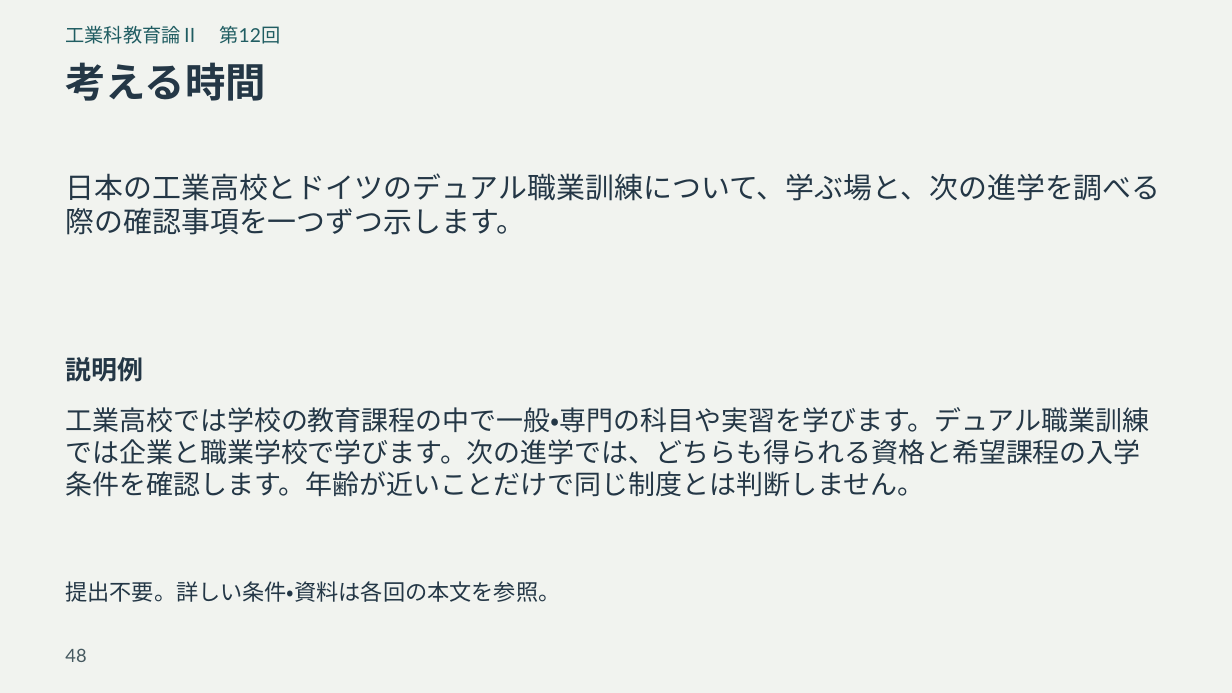
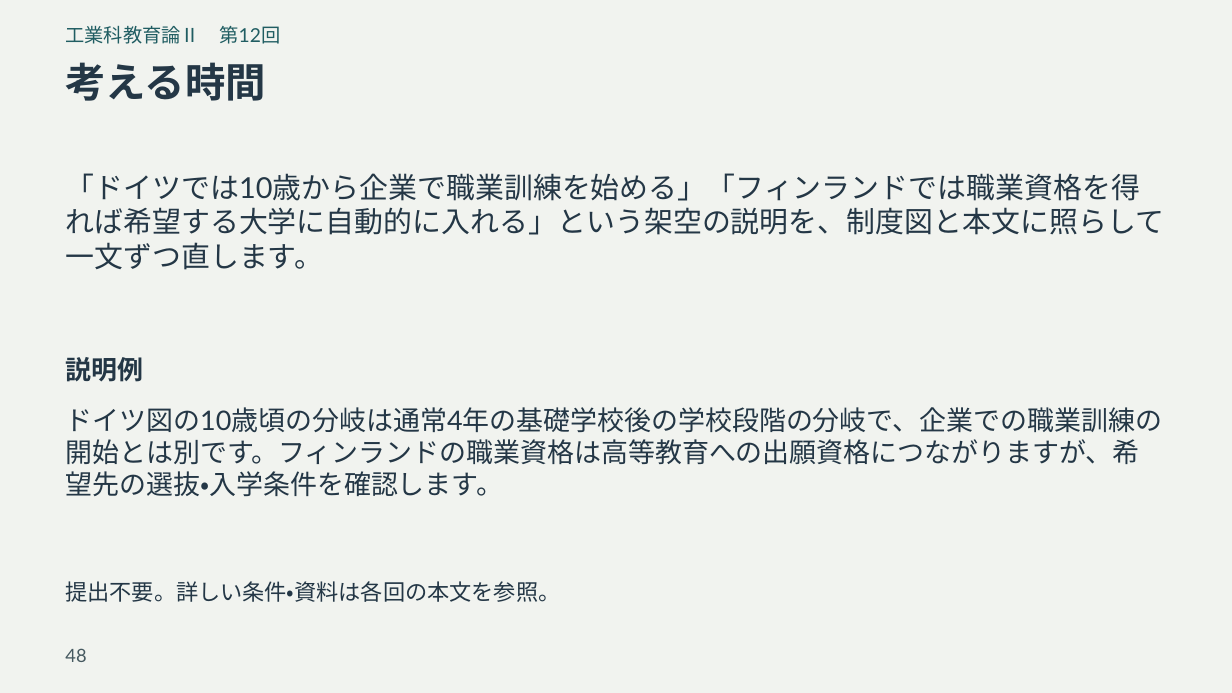
Before and after one commit to zooc-14calbp/industrial-education-ii, a slide deck: slide 48 of reorganized/20261105/expanded/slides.pptx. Drawn at 1232x693 pixels with LibreOffice and Linux fonts; fonts in the diff are those of the drawing. Boxes give left, top, right and bottom in pixels: in the first picture for what was removed or moved away, otherwise in the second. Text is boxed around its words. In the diff, an @@ line names an element or a change of style, - is before the commit and + after.

```diff
--- a/reorganized/20261105/expanded/slides.pptx
+++ b/reorganized/20261105/expanded/slides.pptx
@@ text at [65,173,1164,270]: text changed @@
-日本の工業高校とドイツのデュアル職業訓練について、学ぶ場と、次の進学を調べる際の確認事項を一つずつ示します。
+「ドイツでは10歳から企業で職業訓練を始める」「フィンランドでは職業資格を得れば希望する大学に自動的に入れる」という架空の説明を、制度図と本文に照らして一文ずつ直します。
@@ text at [65,407,1162,496]: text changed @@
-工業高校では学校の教育課程の中で一般・専門の科目や実習を学びます。デュアル職業訓練では企業と職業学校で学びます。次の進学では、どちらも得られる資格と希望課程の入学条件を確認します。年齢が近いことだけで同じ制度とは判断しません。
+ドイツ図の10歳頃の分岐は通常4年の基礎学校後の学校段階の分岐で、企業での職業訓練の開始とは別です。フィンランドの職業資格は高等教育への出願資格につながりますが、希望先の選抜・入学条件を確認します。
```
Also in this commit, not shown: 3 other slides changed, 13 other files.
